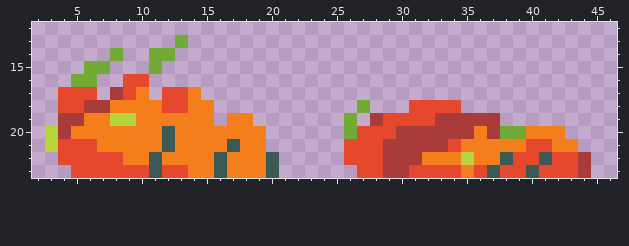
One commit to this pixel-art sprite: res/crawler-die.png. The first picture shows the starting point.
The file is 48x24 pixels. Shown: x 2..46, y 12..23.
New version:
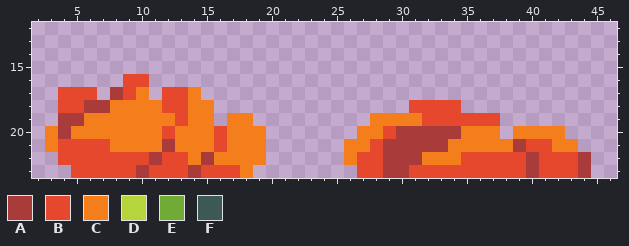
Palette (. is transparent): A #a93b3b  B #e6482e  C #f47e1b  D #b6d53c  E #71aa34  F #3c5956
Difference:
@@ x 2..46 @@
 12 .............................................
-13 ...........E.................................
-14 ......E..EE..................................
-15 ....EE...E...................................
-16 ...EE..BB....................................
+13 .............................................
+14 .............................................
+15 .............................................
+16 .......BB....................................
 17 ..BBB.ABC.BBC................................
-18 ..BBAACCCCBBCC...........E...BBBB............
-19 ..AACCDDCCCCCC.CC.......E.ABBBBAAAAA.........
-20 .DACCCCCCCFCCCCCCC......EBBBAAAAAACAEECCC....
-21 .DBBBCCCCCFCCCCFCC......BBBAAAAABCCCCCBBCC...
-22 ..BBBBBCCFCCCCFCCCF.....BBBAAACCCDCCFBBFBBA..
-23 ...BBBBBBFBBCCFCCCF......BBAABBBBCBFBBFBBBA..
+18 ..BBAACCCCBBCC...............BBBB............
+19 ..AACCCCCCCBCC.CC.........CCCCBBBBBB.........
+20 .CACCCCCCCBCCCBCCC.......CCBAAAAACCC.CCCC....
+21 .CBBBBCCCCACCCBCCC......CCBAAAAACCCCCABBCC...
+22 ..BBBBBBBABBCACCCC......CBBAAACCCBBBBBABBBA..
+23 ...BBBBBABBBABBBC........BBAABBBBBBBBBABBBA..
Pixel boxes of the changes (left, top, right, bottom) in both pictures:
changed: (45, 35, 279, 178)
changed: (344, 100, 552, 178)
